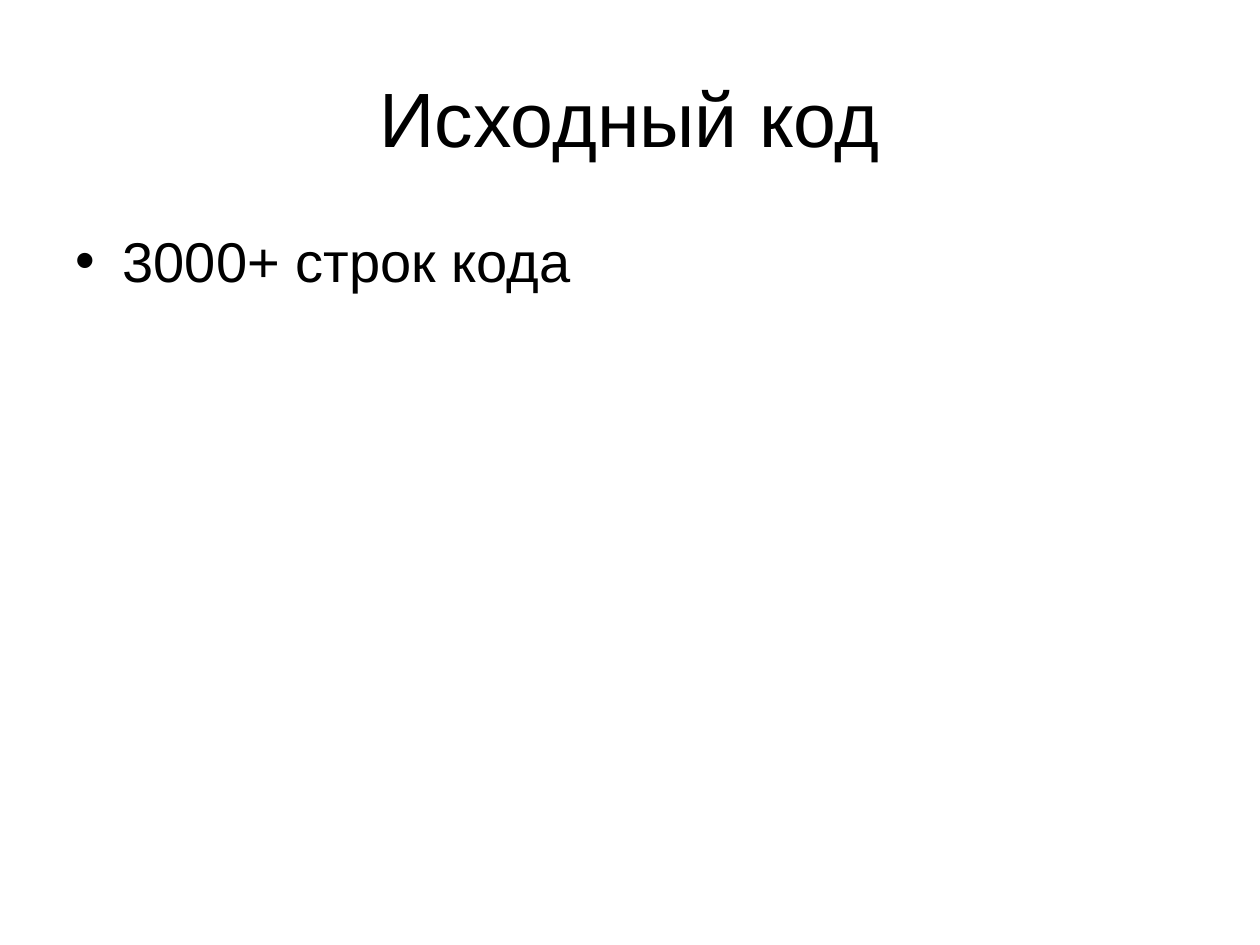
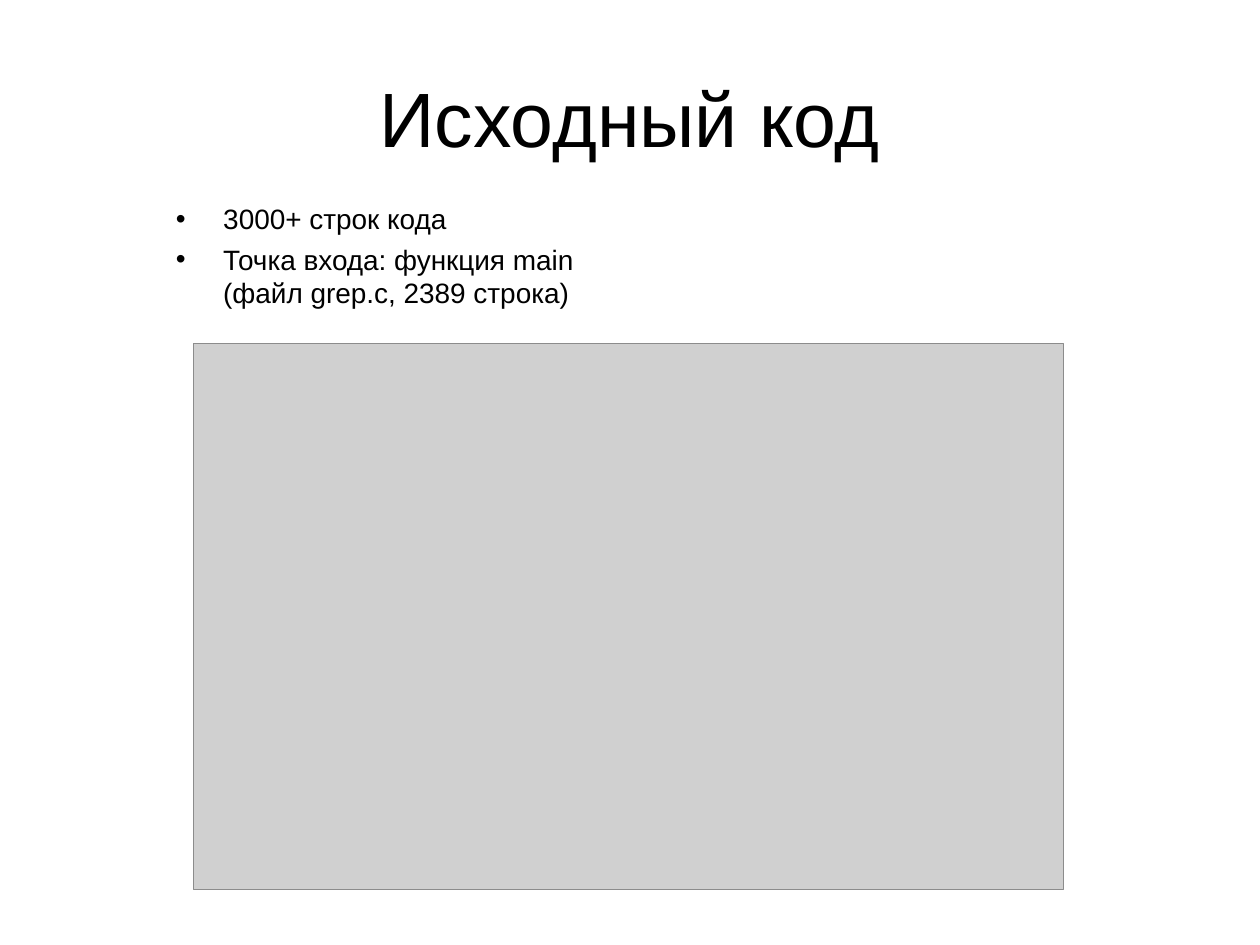
Before and after one commit to mmishak/SPbPU-master-1st-sem, a slide deck: slide 11 of sys_prog/grep.ppt. Drawn at 1260x945 pixels with LibreOffice and Linux fonts; fonts in the diff are those of the drawing; grey boxes stand for pictures. Boxes give left, top, right and bottom in pixels: in the first picture for what was removed or moved away, otherwise in the second. Text is boxed around its words. In the diff, an @@ line names an element or a change of style, - is before the commit and + after.

```diff
--- a/sys_prog/grep.ppt
+++ b/sys_prog/grep.ppt
@@ text "3000+ строк кода": place and size @@
-text "3000+ строк кода" at [123,243,570,293]
+text "3000+ строк кода" at [223,209,574,309]
@@ text at [223,209,446,234]: size 32 to 16 pt in "3000+ строк кода"; less space between paragraphs @@
@@ text at [223,249,574,309]: paragraph added @@
+• Точка входа: функция main
+  (файл grep.c, 2389 строка)
@@ picture added at [193,344,1063,890] @@
```
Also in this commit, not shown: 1 slide added, 17 other files.
